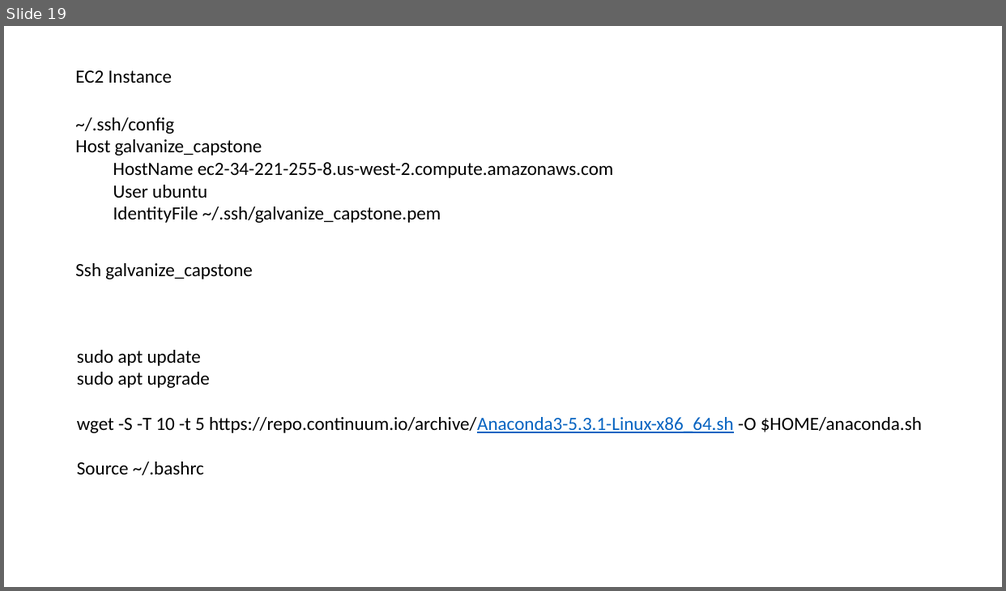
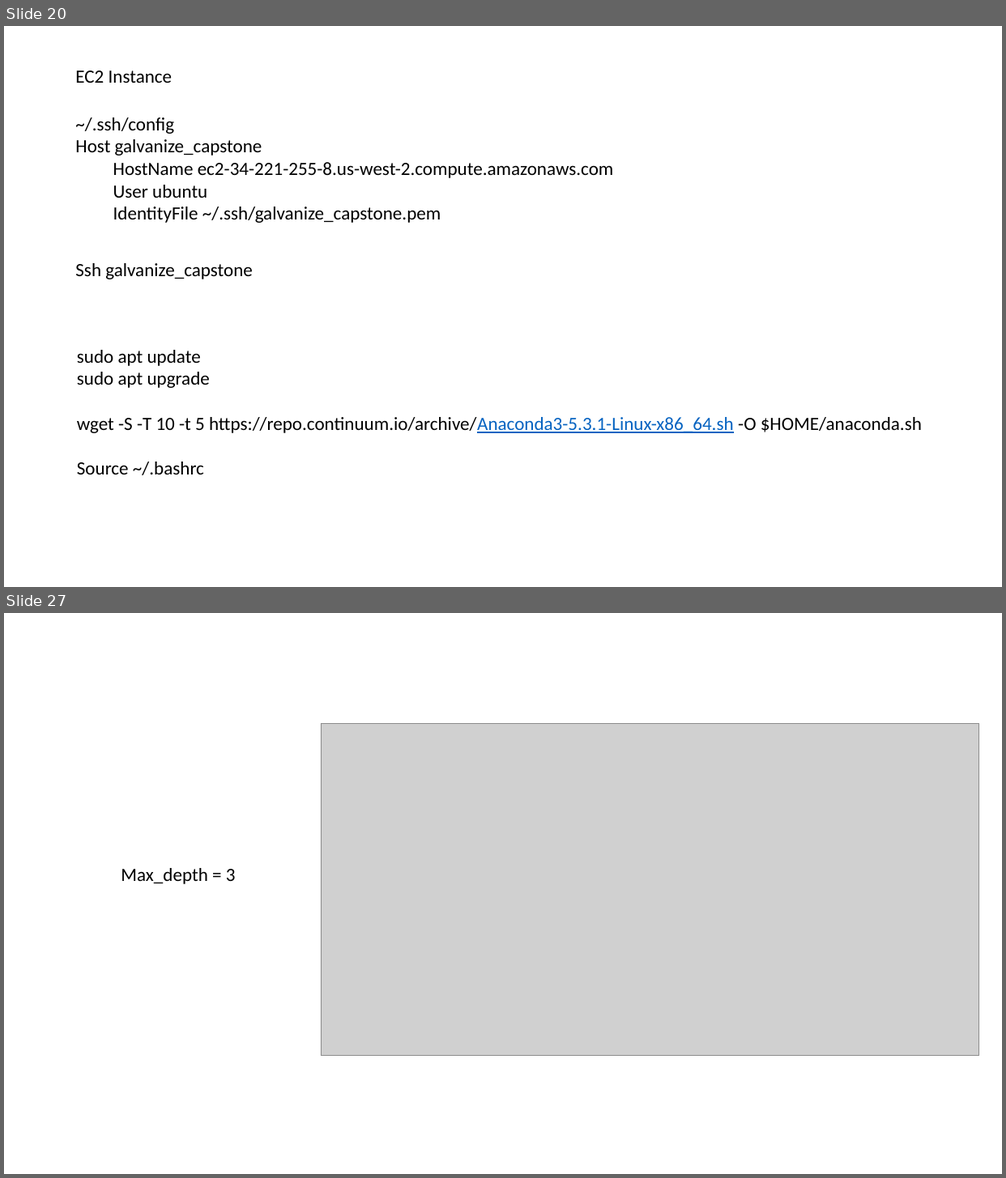
Before and after one commit to BruceZu/galvanize_capstone, a slide deck: Galvanize Capstone Process.pptx. Shown one above the other, each under a label of ours: slide 19 before the commit, slides 20 and 27 after it; the slides between them are not shown. The pictures are 1006x591 and 1006x1178 pixels, drawn with LibreOffice and Linux fonts; fonts in the diff are those of the drawing; grey boxes stand for pictures. Boxes give left, top, right and bottom in pixels: in the first picture for what was removed or moved away, otherwise in the second. Text is boxed around its words. In the diff, an @@ line names an element or a change of style, - is before the commit and + after.

```diff
--- a/Galvanize Capstone Process.pptx
+++ b/Galvanize Capstone Process.pptx
@@ slide 27 added at box(4, 613, 1002, 1174), background #FFFFFF @@
@@ picture added at box(321, 723, 978, 1055) @@
@@ text added at box(121, 868, 236, 884), 18 pt, text #000000 @@
+Max_depth = 3
@@ what was slide 19 is now slide 20 @@
```
Also in this commit, not shown: 11 other slides added, 1 slide removed.
